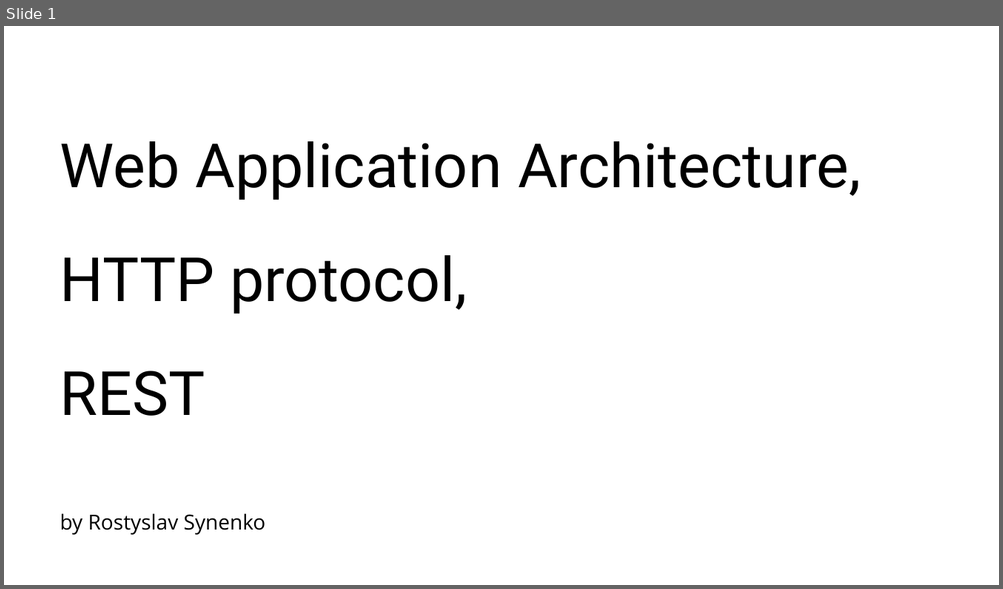
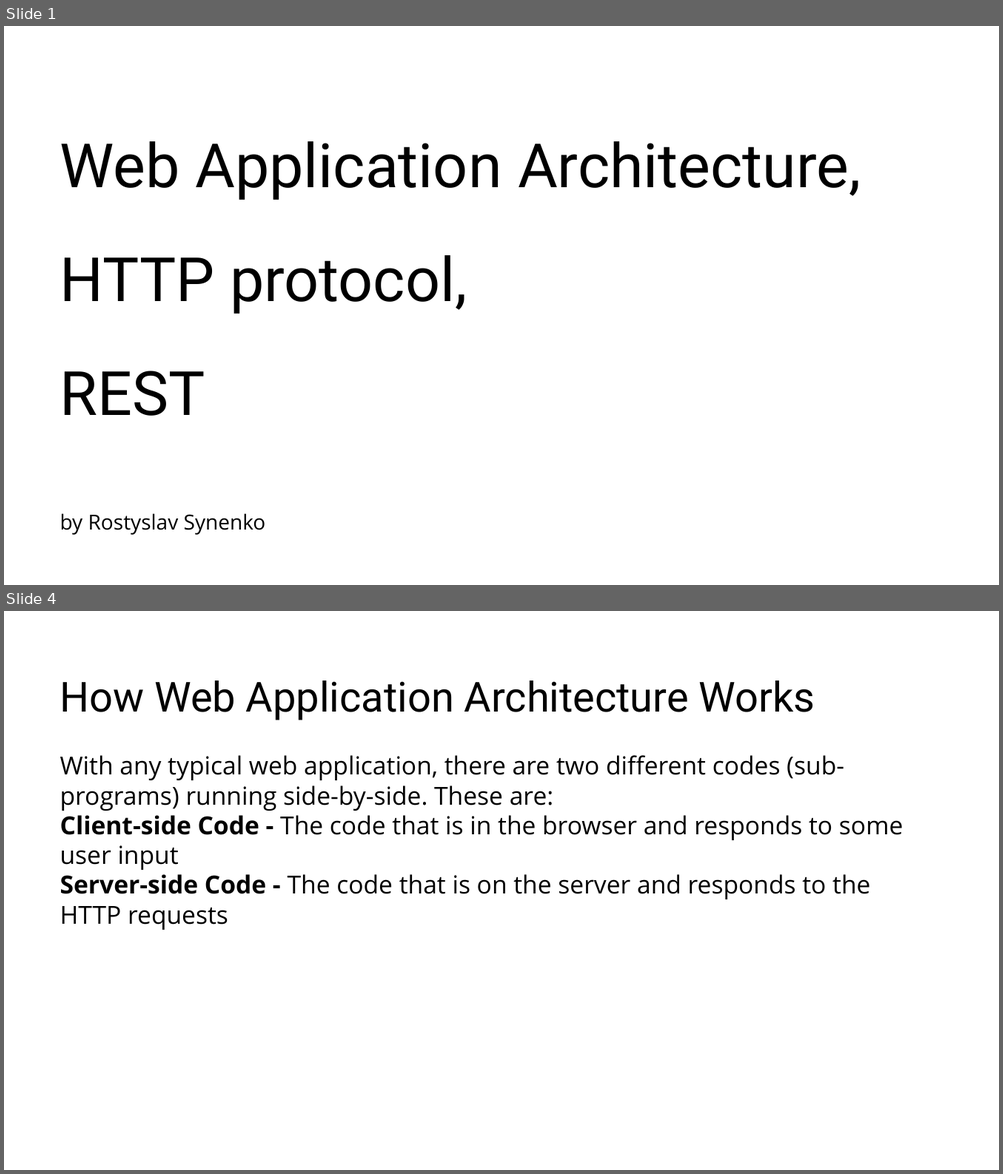
Before and after one commit to RostyslavSynenko/Lv-469.NodeJS, a slide deck: presentations/Web Application Architecture, HTTP protocol, REST.pptx. Shown one above the other, each under a label of ours: slide 1 before the commit, slides 1 and 4 after it; the slides between them are not shown. The pictures are 1003x589 and 1003x1174 pixels, drawn with LibreOffice and Linux fonts; fonts in the diff are those of the drawing; background and template pictures are left out. Boxes give left, top, right and bottom in pixels: in the first picture for what was removed or moved away, otherwise in the second. Text is boxed around its words. In the diff, an @@ line names an element or a change of style, - is before the commit and + after.

```diff
--- a/presentations/Web Application Architecture, HTTP protocol, REST.pptx
+++ b/presentations/Web Application Architecture, HTTP protocol, REST.pptx
@@ slide 4 added at <box>4,611,999,1170</box>, background #FFFFFF @@
@@ title added at <box>60,681,902,930</box>, 24 pt, text #000000 @@
+How Web Application Architecture Works
+With any typical web application, there are two different codes (sub-programs) running side-by-side. These are:
+Client-side Code - The code that is in the browser and responds to some user input
+Server-side Code - The code that is on the server and responds to the HTTP requests
```
Also in this commit, not shown: 3 slides changed, 41 other slides added, 3 slides removed, 2 other files.
